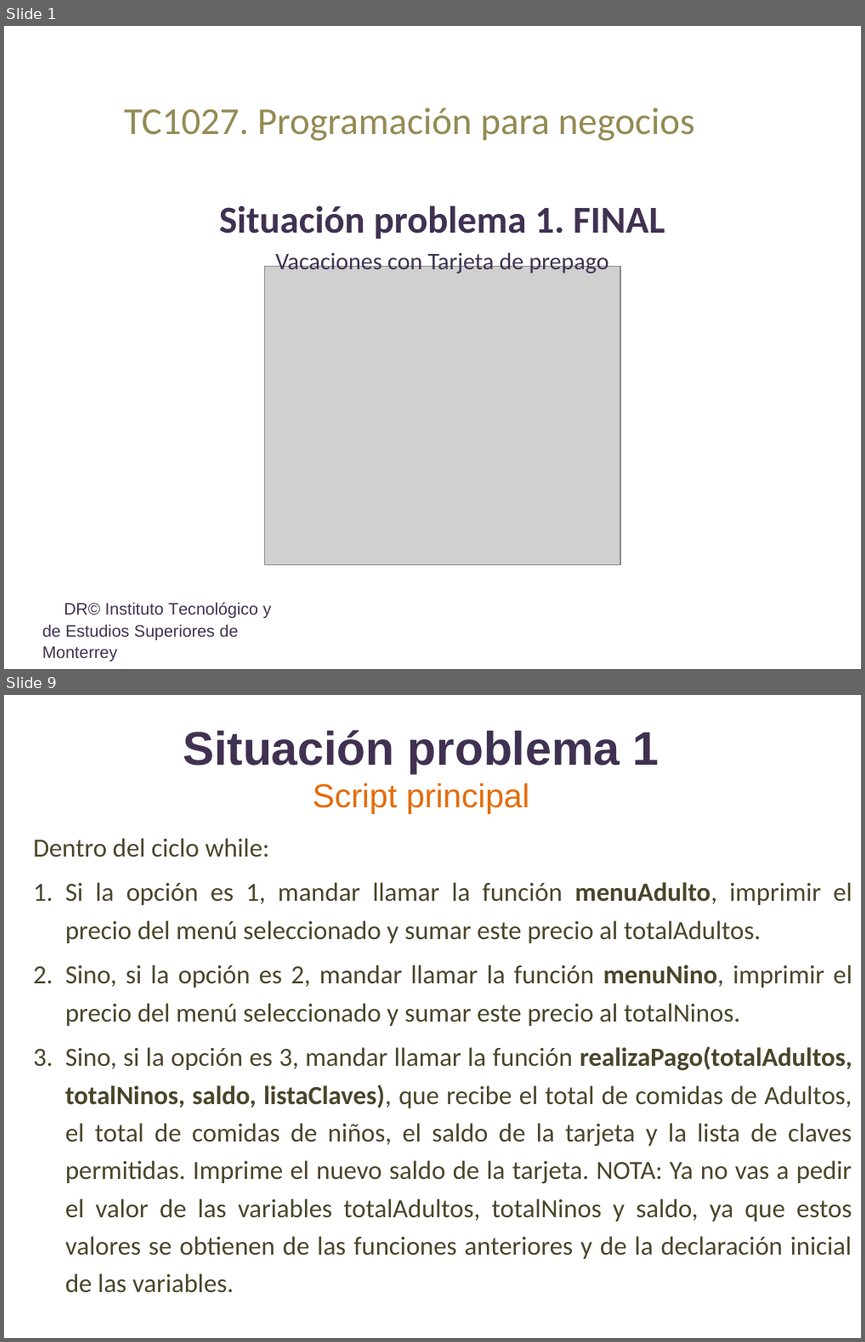
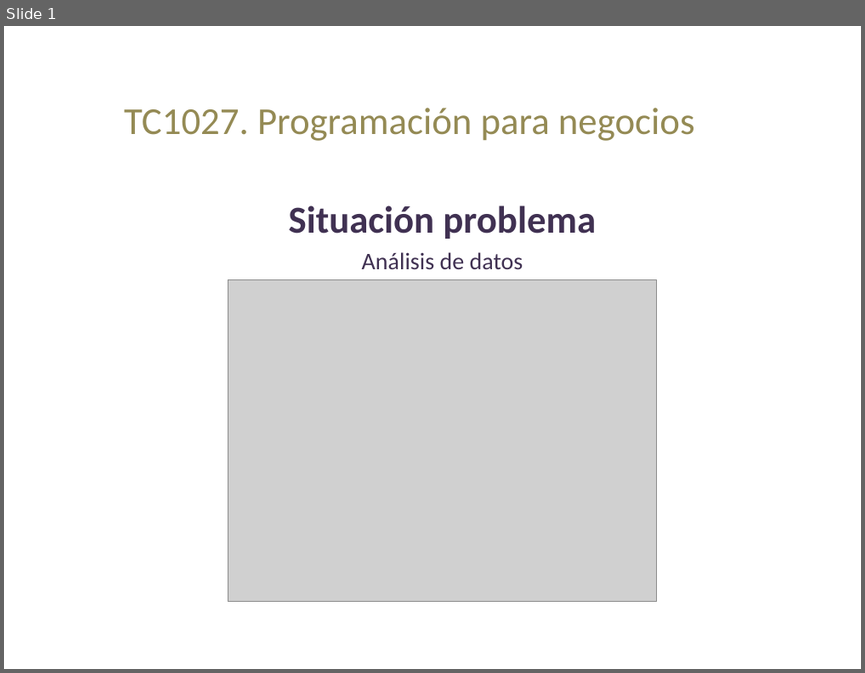
Before and after one commit to lizetheP/Programacion, a slide deck: CalendarioAgo2022/proyecto/SITUACION_PROBLEMA.pptx. Shown one above the other, each under a label of ours: slides 1 and 9 before the commit, slide 1 after it; the slides between them are not shown. The pictures are 865x1342 and 865x673 pixels, drawn with LibreOffice and Linux fonts; fonts in the diff are those of the drawing; grey boxes stand for pictures. Boxes give left, top, right and bottom in pixels: in the first picture for what was removed or moved away, otherwise in the second. Text is boxed around its words. In the diff, an @@ line names an element or a change of style, - is before the commit and + after.

```diff
--- a/CalendarioAgo2022/proyecto/SITUACION_PROBLEMA.pptx
+++ b/CalendarioAgo2022/proyecto/SITUACION_PROBLEMA.pptx
@@ slide 9 removed at [4,695,861,1338], background #FFFFFF @@
@@ title removed at [182,730,659,814] @@
-Situación problema 1
-Script principal
@@ text removed at [33,838,852,1293] @@
-  Dentro del ciclo while:
-  1. Si la opción es 1, mandar llamar la función menuAdulto, imprimir el precio del menú seleccionado y sumar este precio al totalAdultos.
-  2. Sino, si la opción es 2, mandar llamar la función menuNino, imprimir el precio del menú seleccionado y sumar este precio al totalNinos.
-  3. Sino, si la opción es 3, mandar llamar la función realizaPago(totalAdultos, totalNinos, saldo, listaClaves), que recibe el total de comidas de Adultos, el total de comidas de niños, el saldo de la tarjeta y la lista de claves permitidas. Imprime el nuevo saldo de la tarjeta. NOTA: Ya no vas a pedir el valor de las variables totalAdultos, totalNinos y saldo, ya que estos valores se obtienen de las funciones anteriores y de la declaración inicial de las variables.
@@ slide 1 changed as well @@
@@ subtitle at [289,205,596,269]: text changed; size 20 to 32 pt; bold on @@
-Situación problema 1. FINAL
-Vacaciones con Tarjeta de prepago
+Situación problema
+Análisis de datos
@@ picture: place and size @@
-picture at [264,267,621,565]
+picture at [228,279,657,601]
@@ text removed at [42,601,272,661] @@
-DR© Instituto Tecnológico y de Estudios Superiores de Monterrey
```
Also in this commit, not shown: 2 other slides changed, 15 slides added, 6 other slides removed, 5 other files.
